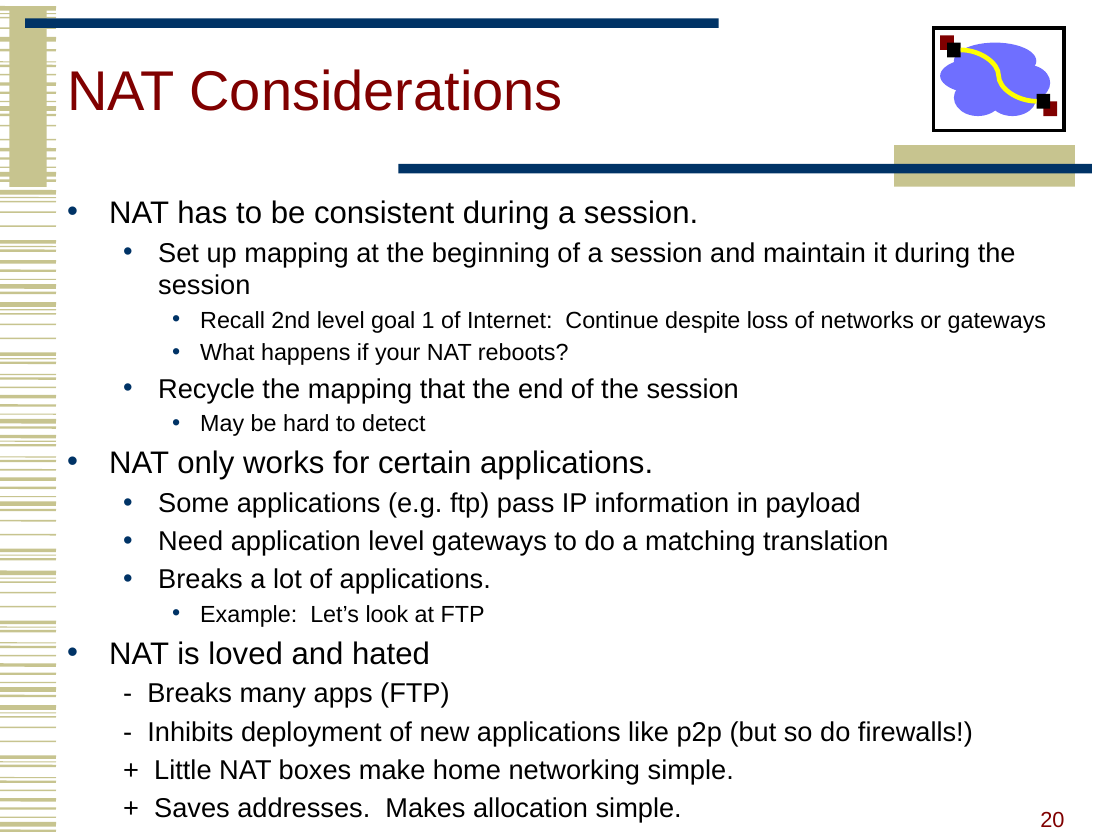
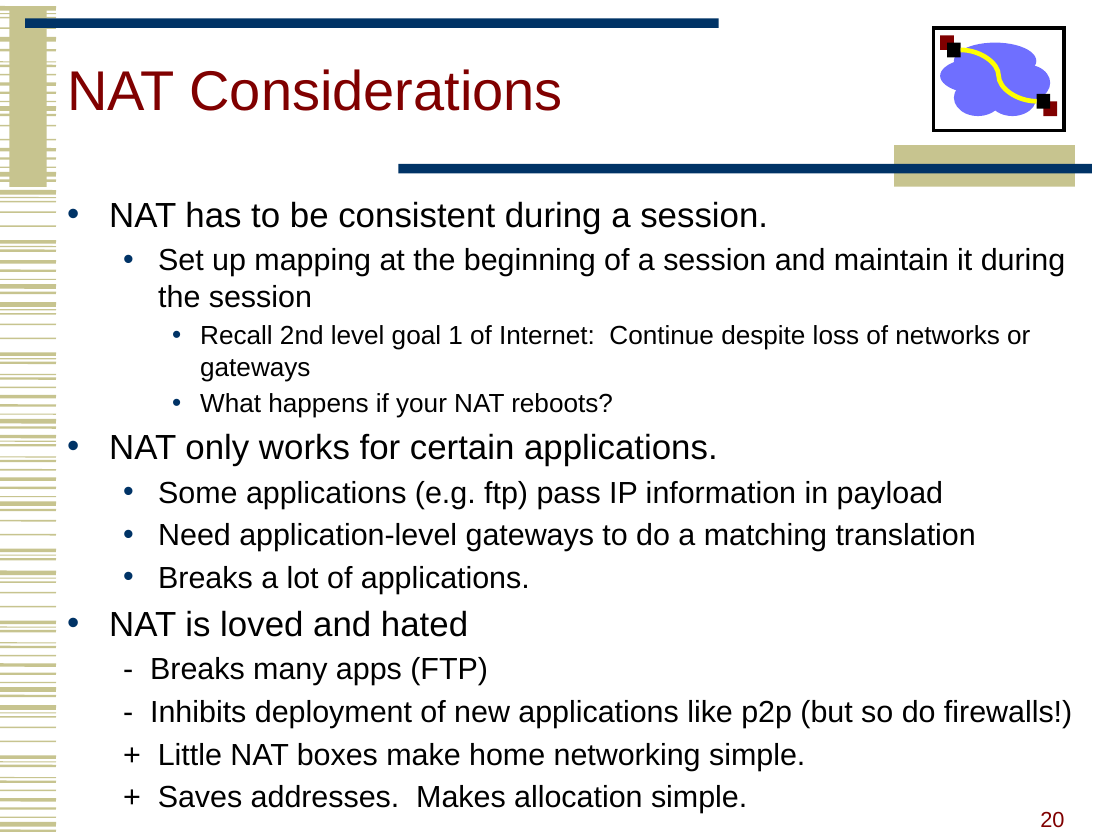
Before and after one commit to henryhxu/CSCI4430-ESTR4120, a slide deck: slide 20 of lec/estr8.ppt. Drawn at 1120x840 pixels with LibreOffice and Linux fonts; fonts in the diff are those of the drawing. Boxes give left, top, right and bottom in pixels: in the first picture for what was removed or moved away, otherwise in the second. Text is boxed around its words. In the diff, an @@ line names an element or a change of style, - is before the commit and + after.

```diff
--- a/lec/estr8.ppt
+++ b/lec/estr8.ppt
@@ text at (109,201,1072,771): size 20 to 22.4 pt in "NAT has to be consistent during a ...", "NAT only works for certain applications.", "NAT is loved and hated"; size 17.5 to 19.6 pt in "Set up mapping at the beginning of ...", "Some applications (e.g. ftp) pass IP information ...", "Breaks a lot of applications.", "- Breaks many apps (FTP)" and 3 more places; size 15 to 16.8 pt in "Recall 2nd level goal 1 of Internet: ...", "What happens if your NAT reboots?" @@
@@ text at (158,378,739,436): paragraphs removed @@
-  • Recycle the mapping that the end of the session
-    • May be hard to detect
@@ text at (158,523,976,551): text changed; size 17.5 to 19.6 pt @@
-  • Need application level gateways to do a matching translation
+  • Need application-level gateways to do a matching translation
@@ text at (200,605,485,627): paragraph removed @@
-    • Example: Let’s look at FTP
```
Also in this commit, not shown: 1 other slide changed.
